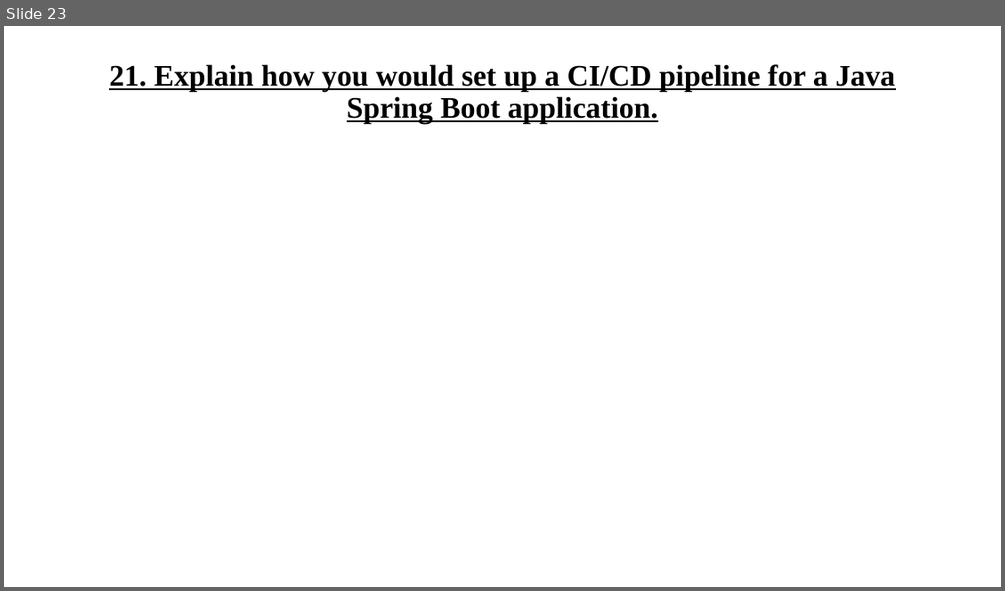
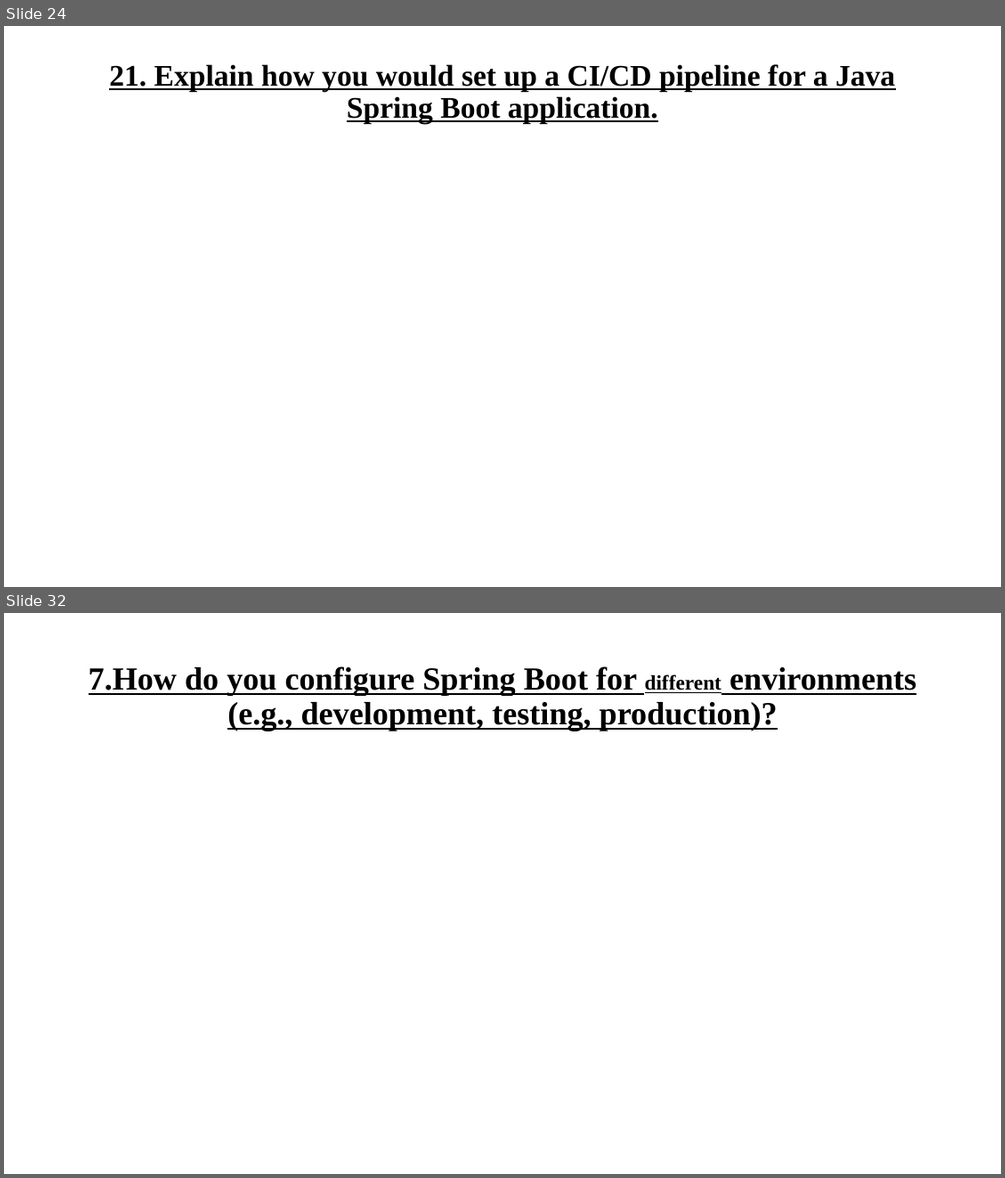
Before and after one commit to codefarm0/interview-preparation, a slide deck: Java Backend Developer Mock Interviews/mock1/Java Backend Developer Mock Interviews.pptx. Shown one above the other, each under a label of ours: slide 23 before the commit, slides 24 and 32 after it; the slides between them are not shown. The pictures are 1005x591 and 1005x1178 pixels, drawn with LibreOffice and Linux fonts; fonts in the diff are those of the drawing. Boxes give left, top, right and bottom in pixels: in the first picture for what was removed or moved away, otherwise in the second. Text is boxed around its words. In the diff, an @@ line names an element or a change of style, - is before the commit and + after.

```diff
--- a/Java Backend Developer Mock Interviews/mock1/Java Backend Developer Mock Interviews.pptx
+++ b/Java Backend Developer Mock Interviews/mock1/Java Backend Developer Mock Interviews.pptx
@@ slide 32 added at (4, 613, 1001, 1174), background #FFFFFF @@
@@ title added at (89, 666, 916, 730), 31 pt, text #000000, bold, underline @@
+7.How do you configure Spring Boot for different environments (e.g., development, testing, production)?
@@ what was slide 23 is now slide 24 @@
```
Also in this commit, not shown: 1 slide changed, 19 other slides added, 3 other files.
